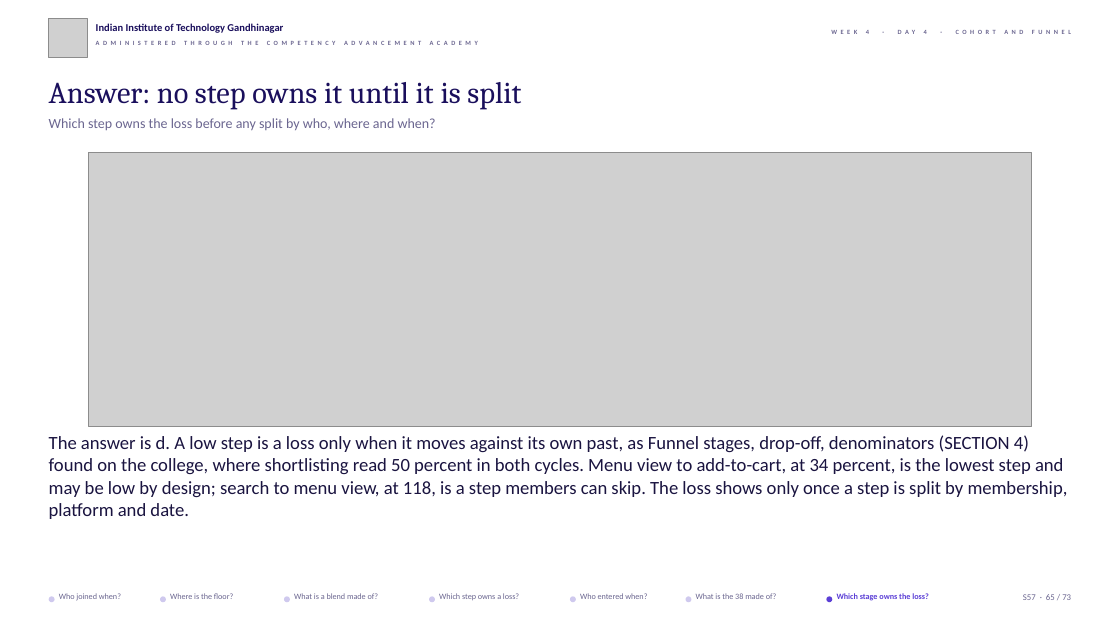
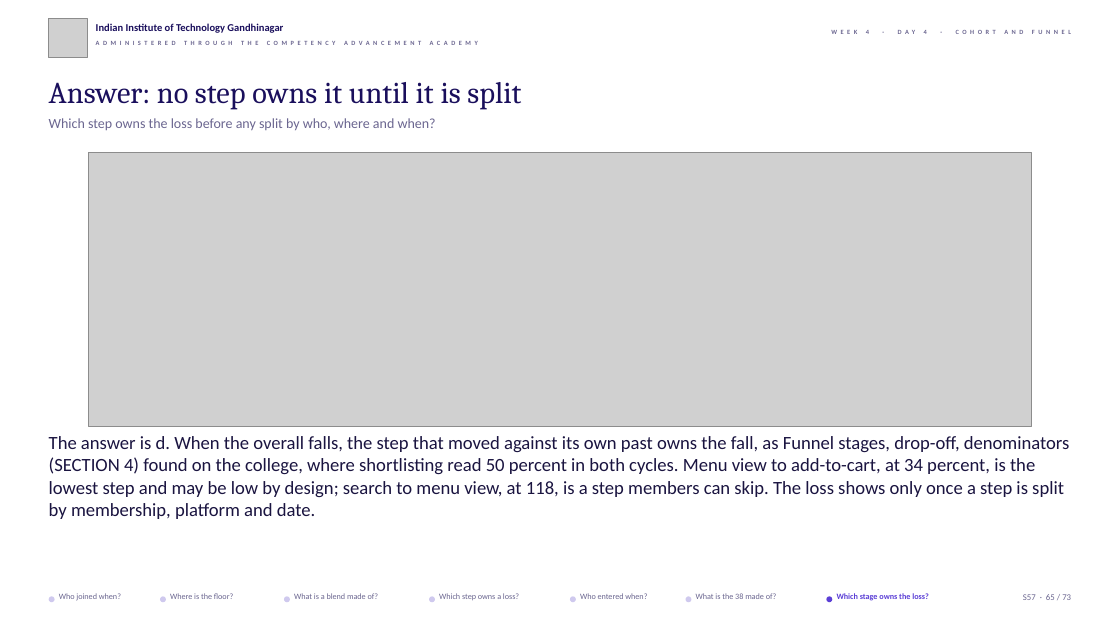
Before and after one commit to fde-academy-lab/c2-content-factory, a slide deck: slide 65 of content/W04/D4/slides/C2_W04_D04_half1_STUDENT.pptx. Drawn at 1120x630 pixels with LibreOffice and Linux fonts; fonts in the diff are those of the drawing; grey boxes stand for pictures; background and template pictures are left out. Boxes give left, top, right and bottom in pixels: in the first picture for what was removed or moved away, otherwise in the second. Text is boxed around its words. In the diff, an @@ line names an element or a change of style, - is before the commit and + after.

```diff
--- a/content/W04/D4/slides/C2_W04_D04_half1_STUDENT.pptx
+++ b/content/W04/D4/slides/C2_W04_D04_half1_STUDENT.pptx
@@ text at (49,436,1070,519): text changed @@
-The answer is d. A low step is a loss only when it moves against its own past, as Funnel stages, drop-off, denominators (SECTION 4) found on the college, where shortlisting read 50 percent in both cycles. Menu view to add-to-cart, at 34 percent, is the lowest step and may be low by design; search to menu view, at 118, is a step members can skip. The loss shows only once a step is split by membership, platform and date.
+The answer is d. When the overall falls, the step that moved against its own past owns the fall, as Funnel stages, drop-off, denominators (SECTION 4) found on the college, where shortlisting read 50 percent in both cycles. Menu view to add-to-cart, at 34 percent, is the lowest step and may be low by design; search to menu view, at 118, is a step members can skip. The loss shows only once a step is split by membership, platform and date.
```
Also in this commit, not shown: 32 other slides changed, 4 other files.
